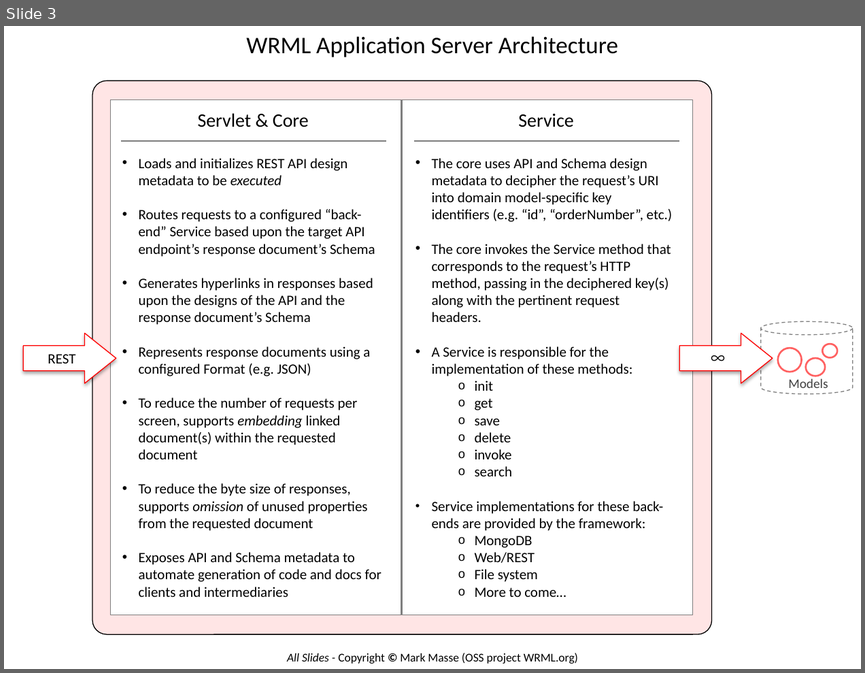
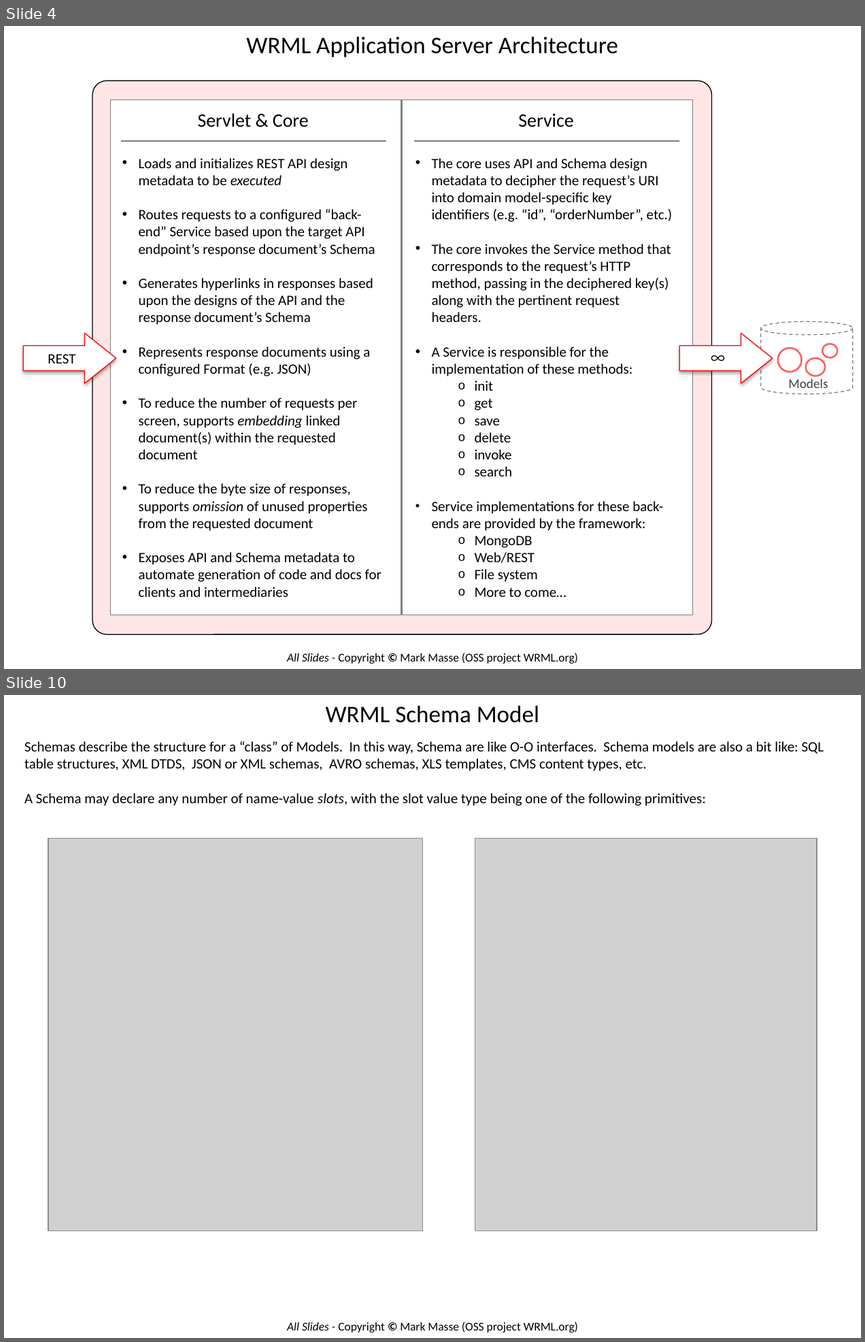
Before and after one commit to wrml/wrml, a slide deck: doc/WRML_DesignNotes.pptx. Shown one above the other, each under a label of ours: slide 3 before the commit, slides 4 and 10 after it; the slides between them are not shown. The pictures are 865x673 and 865x1342 pixels, drawn with LibreOffice and Linux fonts; fonts in the diff are those of the drawing; grey boxes stand for pictures. Boxes give left, top, right and bottom in pixels: in the first picture for what was removed or moved away, otherwise in the second. Text is boxed around its words. In the diff, an @@ line names an element or a change of style, - is before the commit and + after.

```diff
--- a/doc/WRML_DesignNotes.pptx
+++ b/doc/WRML_DesignNotes.pptx
@@ slide 10 added at <box>4,695,861,1338</box>, background #FFFFFF; not listed: 1 template element that a slide beside it also shows @@
@@ text added at <box>326,705,539,723</box>, 20 pt, text #000000 @@
+WRML Schema Model
@@ text added at <box>24,741,824,806</box>, 12 pt, text #000000 @@
+Schemas describe the structure for a “class” of Models. In this way, Schema are like O-O interfaces. Schema models are also a bit like: SQL table structures, XML DTDS, JSON or XML schemas, AVRO schemas, XLS templates, CMS content types, etc.
+A Schema may declare any number of name-value slots, with the slot value type being one of the following primitives:
@@ picture added at <box>49,838,423,1231</box> @@
@@ picture added at <box>475,838,817,1231</box> @@
@@ what was slide 3 is now slide 4 @@
```
Also in this commit, not shown: 8 slides changed, 6 other slides added, 8 other files.
